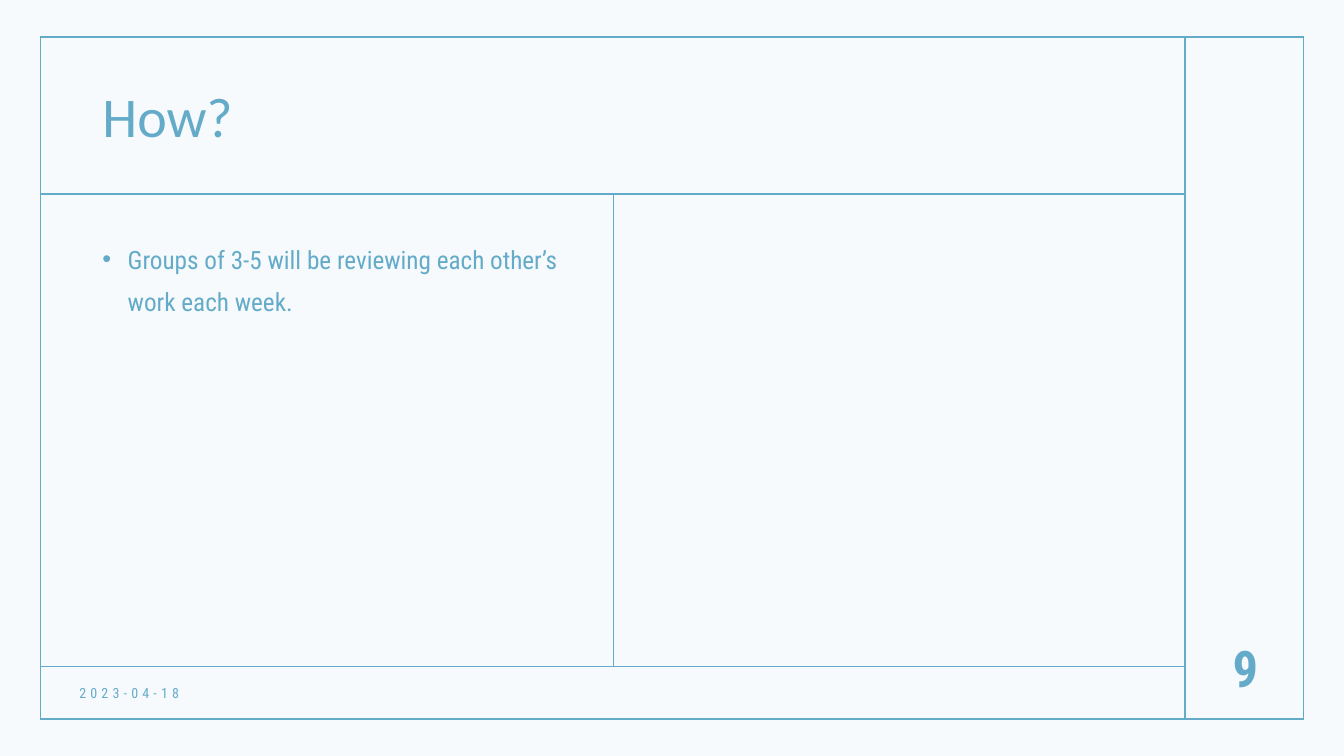
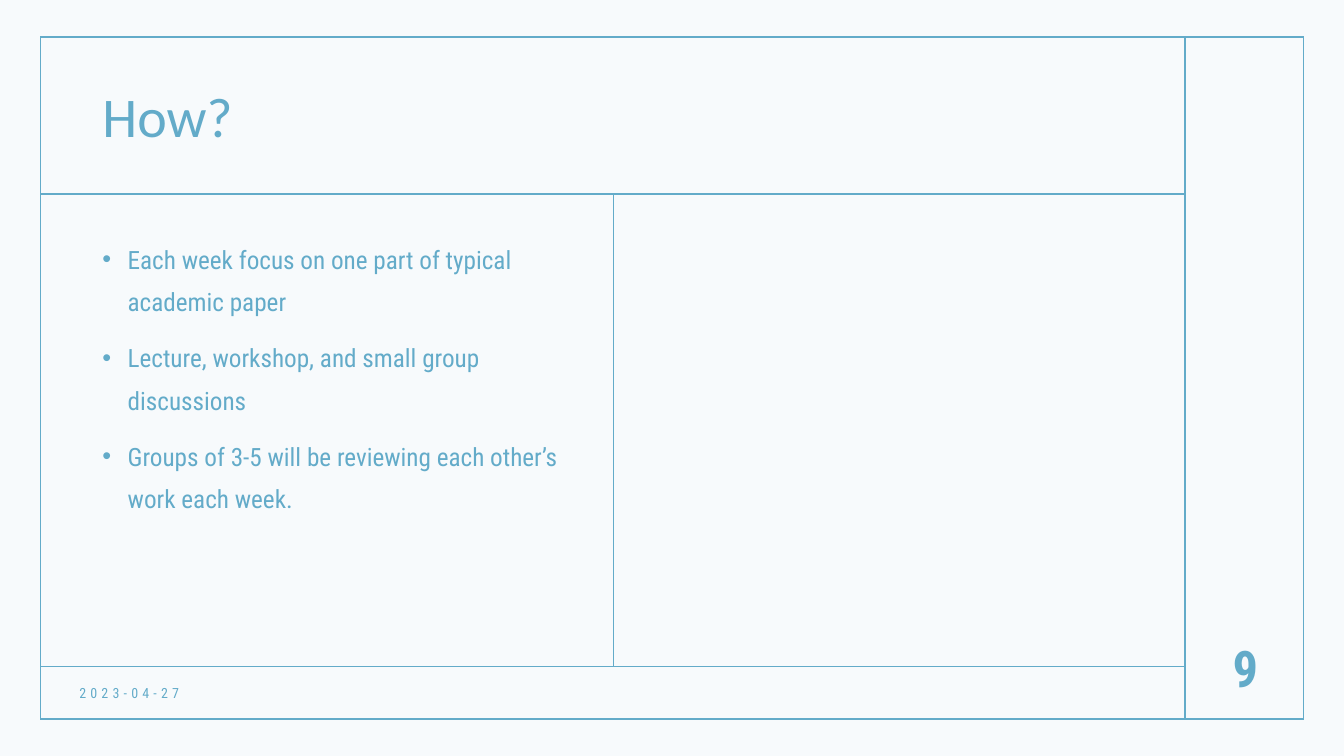
Before and after one commit to hatalbott/mcnair_academic_writing, a slide deck: slide 9 of 00-Intro/L00-Intro.pptx. Drawn at 1344x756 pixels with LibreOffice and Linux fonts; fonts in the diff are those of the drawing. Boxes give left, top, right and bottom in pixels: in the first picture for what was removed or moved away, otherwise in the second. Text is boxed around its words. In the diff, an @@ line names an element or a change of style, - is before the commit and + after.

```diff
--- a/00-Intro/L00-Intro.pptx
+++ b/00-Intro/L00-Intro.pptx
@@ text at bbox=[128, 250, 512, 410]: paragraphs added @@
+• Each week focus on one part of typical academic paper
+• Lecture, workshop, and small group discussions
@@ text at bbox=[79, 688, 179, 698]: text changed @@
-2023-04-18
+2023-04-27
```
Also in this commit, not shown: 10 other slides changed, 2 other files.
